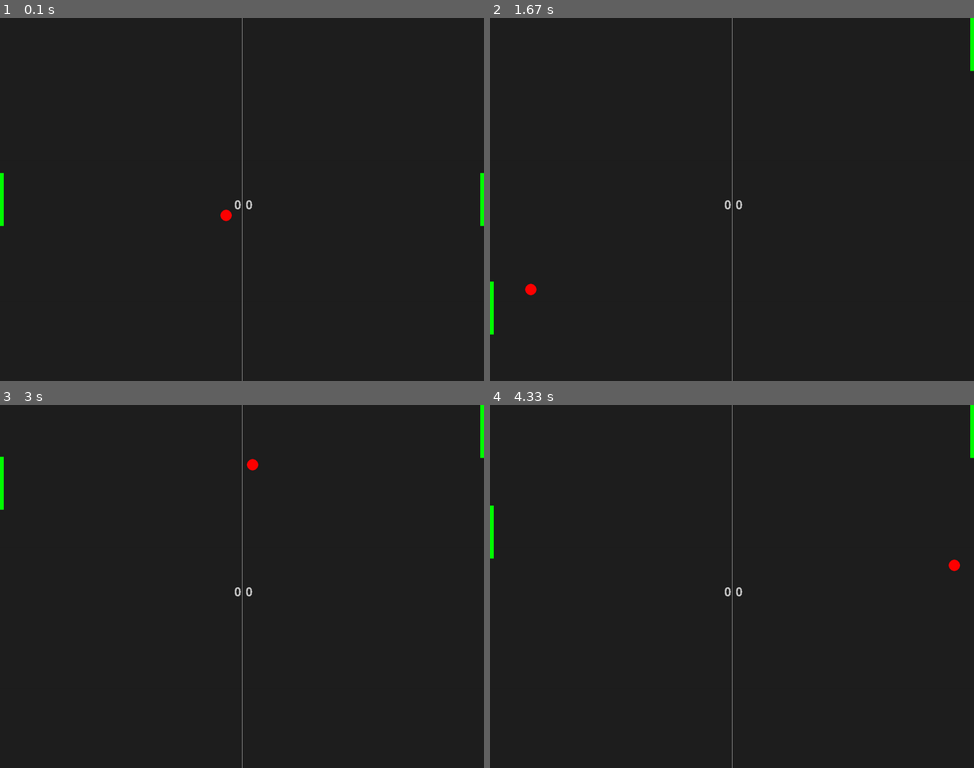
Above: before the commit, frames 1-4 (two rows, left to right).
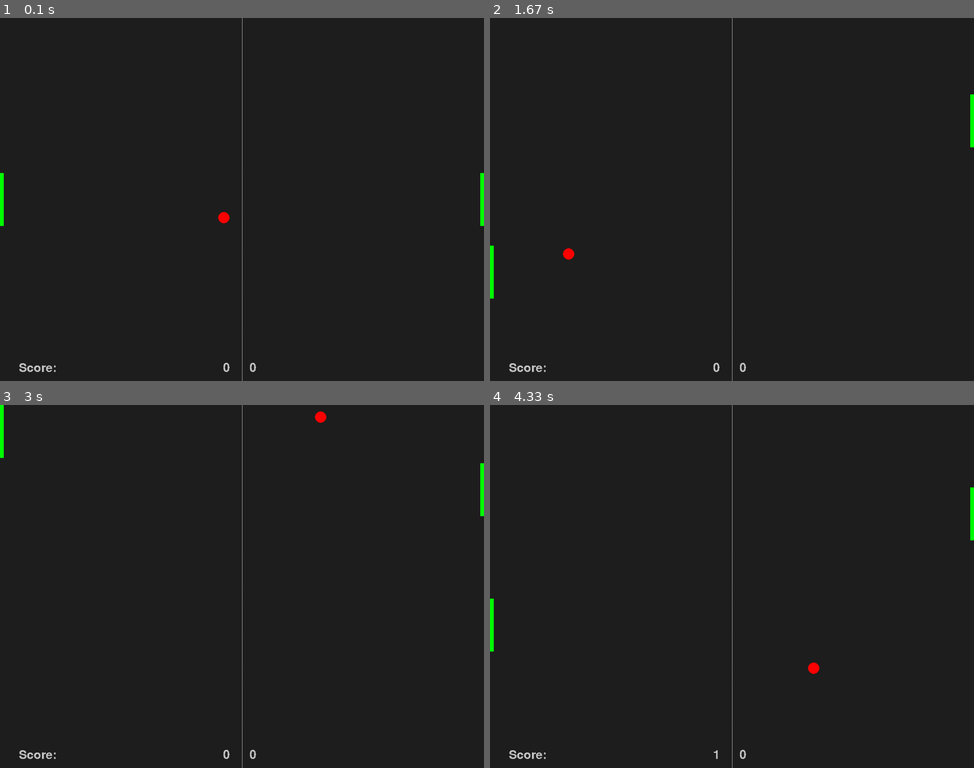
Above: after the commit, the same moments.

Repository: KatarzynaMarta/ClearCode_Pygame_PongGame
Game: pygame game, started from main.py
The game is run twice, just before and just after one commit, with the same random seed, the same clock (stepped at 60 frames per second) and the same inputs.
Inputs:
- Up to frame 1 (0.1 s): no input
- Up to frame 2 (1.67 s): hold Up 0.33-0.8 s; hold Down 0.83-1.13 s; hold Up 1.17-1.53 s; hold Down from 1.57 s (still down)
- Up to frame 3 (3 s): release Down at 1.93 s; hold Up 1.97-2.27 s; hold Down 2.3-2.6 s; hold Up from 2.63 s (still down)
- Up to frame 4 (4.33 s): release Up at 3 s; hold Down 3.03-3.4 s; hold Up 3.43-3.73 s; hold Down 3.77-4.07 s; hold Up from 4.1 s (still down)

The runs differ from the first frame. In frame 1, 0.2% of the frame differs, in the area x 4-53%, y 50-98%; in frame 2, 0.7%; in frame 3, 0.8%, in the area x 0-100%, y 0-98%; in frame 4, 0.7%.

Commit message:
correcting player move

Diff:
--- a/main.py
+++ b/main.py
@@ -4,7 +4,7 @@
 
 
 def ball_animation():
-    global ball_speed_x, ball_speed_y,opponent_score,player_score
+    global ball_speed_x, ball_speed_y, opponent_score, player_score
     # Moving ball
     ball.x += ball_speed_x
     ball.y += ball_speed_y
@@ -12,10 +12,10 @@
     if ball.top <= 0 or ball.bottom >= screen_height:
         ball_speed_y *= -1
     if ball.left <= 0:
-        player_score+=1
+        player_score += 1
         ball_start()
     if ball.right >= screen_width:
-        opponent_score+=1
+        opponent_score += 1
         ball_start()
     # Collision with ball
     if ball.colliderect(player) or ball.colliderect(opponent):
@@ -37,7 +37,7 @@
 
 
 def ball_start():
-    global  ball_speed_x,ball_speed_y
+    global ball_speed_x, ball_speed_y
     ball.center = (screen_width / 2), (screen_height / 2)
     ball_speed_y *= random.choice((1, -1))
     ball_speed_x *= random.choice((1, -1))
@@ -60,24 +60,25 @@
 GREEN = (0, 255, 0)
 RED = (255, 0, 0)
 
-#Text variables
-player_score=0
-opponent_score=0
-game_font=pygame.font.Font("freesansbold.ttf",32)
+# Text variables
+player_score = 0
+opponent_score = 0
+game_font = pygame.font.Font("freesansbold.ttf", 32)
 
 # Creating rectangles
 ball = pygame.Rect(screen_width / 2, screen_height / 2, 30, 30)
 player = pygame.Rect(screen_width / 2, screen_height / 2, 20, 140)
 opponent = pygame.Rect(screen_width / 2, screen_height / 2, 20, 140)
-# my coordinates
+
+# My coordinates
 ball.center = (screen_width / 2), (screen_height / 2)
 player.center = (screen_width), (screen_height / 2)
 opponent.center = 0, (screen_height / 2)
 
 # speed of ball horizontal and vertical
-speed_value = 7
+speed_value = 8
 
-ball_speed_x = speed_value*random.choice((1, -1))
+ball_speed_x = speed_value * random.choice((1, -1))
 ball_speed_y = speed_value
 
 player_speed = 0
@@ -94,22 +95,21 @@
             if event.key == pygame.K_DOWN:
                 player_speed += speed_value
             if event.key == pygame.K_UP:
-                player_speed -=speed_value
+                player_speed -= speed_value
         if event.type == pygame.KEYUP:
+            if event.key == pygame.K_UP:
+                player_speed += speed_value
             if event.key == pygame.K_DOWN:
-                player_speed += speed_value
-            if event.key == pygame.K_UP:
                 player_speed -= speed_value
 
     # ball animation function
     ball_animation()
     player.y += player_speed
-
+    #player and opponent animation
     player_animation(player)
     player_animation(opponent)
-
+    #opponent ai
     opponent_ai()
-
 
     # Visuals
     screen.fill(GREY12)
@@ -117,11 +117,15 @@
     pygame.draw.rect(screen, GREEN, player)
     pygame.draw.rect(screen, GREEN, opponent)
     pygame.draw.ellipse(screen, RED, ball)
+
     # Text
-    player_text=game_font.render(f"{player_score}",False,LIGHT_GREY)
-    screen.blit(player_text,((screen_width//2)+10,(screen_height/2)))
+    player_text = game_font.render(f"{player_score}", False, LIGHT_GREY)
+    screen.blit(player_text, ((screen_width // 2) + 20, (screen_height - 50)))
     opponent_text = game_font.render(f"{opponent_score}", False, LIGHT_GREY)
-    screen.blit(opponent_text, ((screen_width// 2) - 20, (screen_height / 2)))
+    score_text = game_font.render(f"Score:", False, LIGHT_GREY)
+    screen.blit(opponent_text, ((screen_width // 2) - (50), (screen_height - 50)))
+    screen.blit(score_text, (50, (screen_height - 50)))
+
     # Updating window
     pygame.display.flip()
     clock.tick(60)
